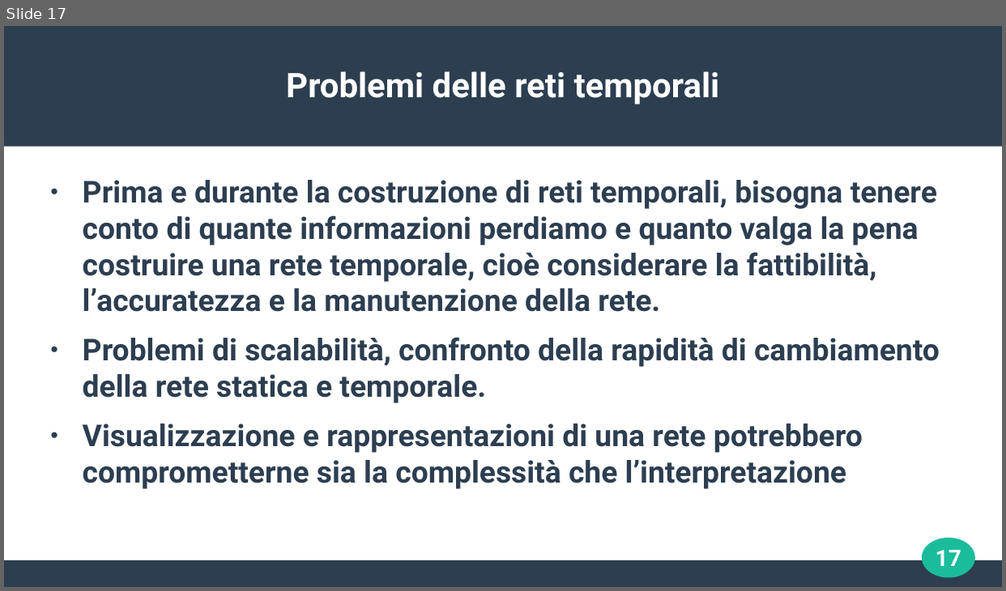
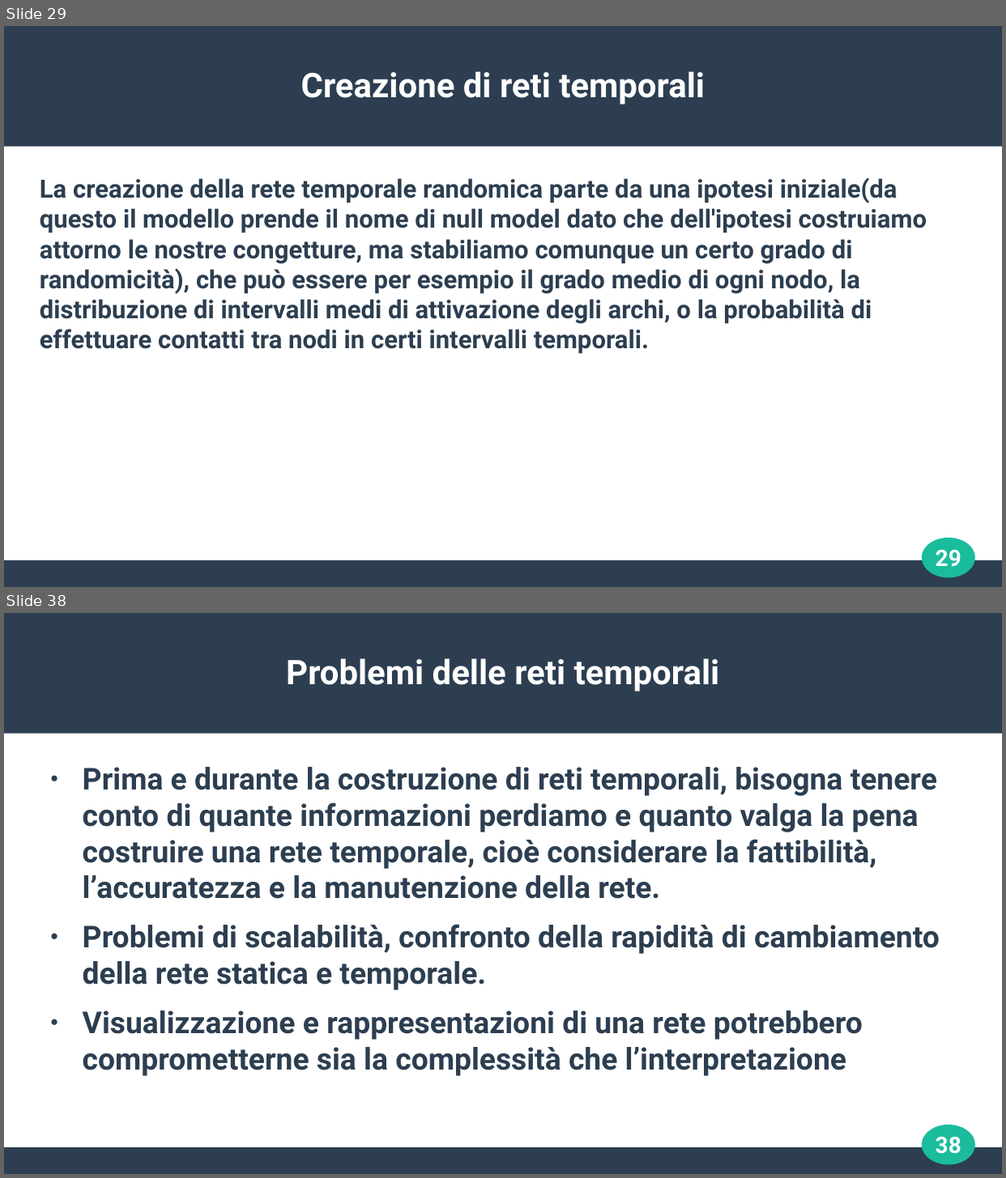
Before and after one commit to josura/appunti_e_cose_condivise, a slide deck: Data_mining/seminario/seminario_TemporalNetwork-GL.odp. Shown one above the other, each under a label of ours: slide 17 before the commit, slides 29 and 38 after it; the slides between them are not shown. The pictures are 1006x591 and 1006x1178 pixels, drawn with LibreOffice and Linux fonts; fonts in the diff are those of the drawing. Boxes give left, top, right and bottom in pixels: in the first picture for what was removed or moved away, otherwise in the second. Text is boxed around its words. In the diff, an @@ line names an element or a change of style, - is before the commit and + after.

```diff
--- a/Data_mining/seminario/seminario_TemporalNetwork-GL.odp
+++ b/Data_mining/seminario/seminario_TemporalNetwork-GL.odp
@@ slide 29 added at box(4, 26, 1002, 587), background #FFFFFF; not listed: 3 template elements that a slide beside it also shows @@
@@ title added at box(301, 71, 705, 105), 27 pt, text #FFFFFF, bold @@
+Creazione di reti temporali
@@ text added at box(40, 177, 927, 354), 20 pt, text #2C3E50, bold @@
+La creazione della rete temporale randomica parte da una ipotesi iniziale(da questo il modello prende il nome di null model dato che dell'ipotesi costruiamo attorno le nostre congetture, ma stabiliamo comunque un certo grado di randomicità), che può essere per esempio il grado medio di ogni nodo, la distribuzione di intervalli medi di attivazione degli archi, o la probabilità di effettuare contatti tra nodi in certi intervalli temporali.
@@ page number added at box(936, 550, 961, 567), 18 pt, text #FFFFFF, bold @@
+29
@@ what was slide 17 is now slide 38 @@
@@ page number at box(936, 1137, 961, 1154): text changed @@
-17
+38
```
Also in this commit, not shown: 7 slides changed, 23 other slides added, 1 other file.
